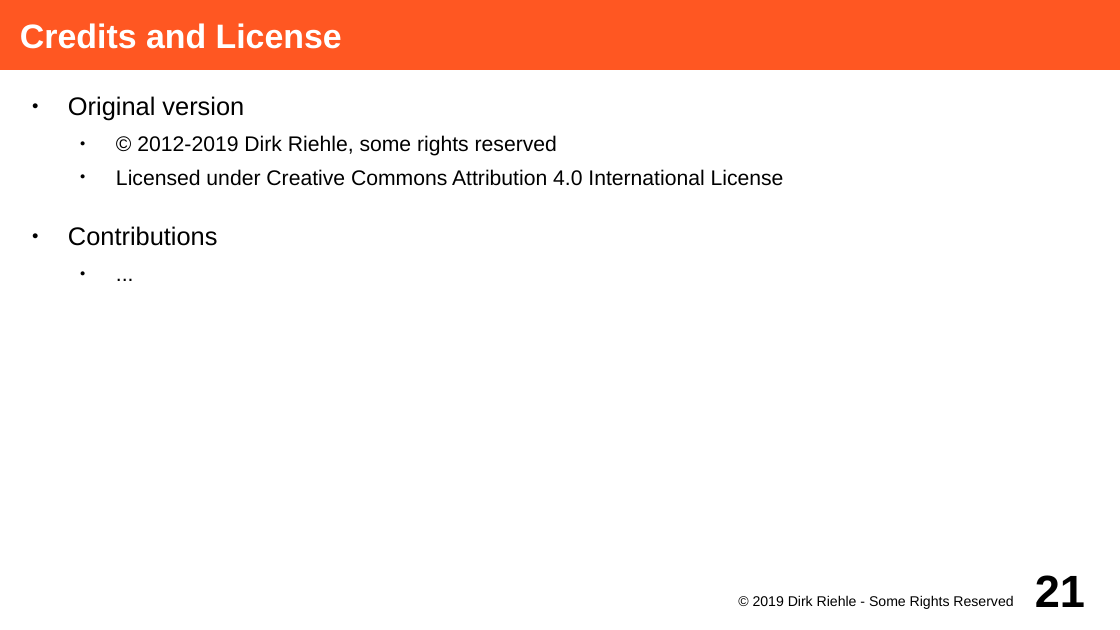
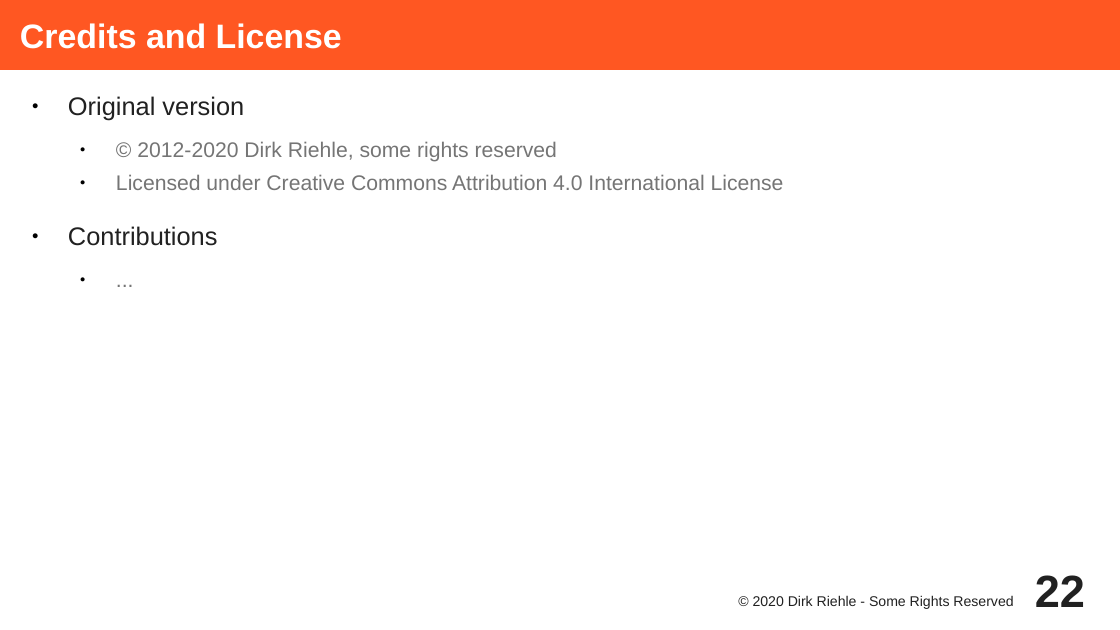
Before and after one commit to dirkriehle/adap-course, a slide deck: slide 22 of Lecture Slides/ADAP A01 - Course Introduction.odp (slide 21 before the commit). Drawn at 1120x630 pixels with LibreOffice and Linux fonts; fonts in the diff are those of the drawing. Boxes give left, top, right and bottom in pixels: in the first picture for what was removed or moved away, otherwise in the second. Text is boxed around its words. In the diff, an @@ line names an element or a change of style, - is before the commit and + after.

```diff
--- a/Lecture Slides/ADAP A01 - Course Introduction.odp
+++ b/Lecture Slides/ADAP A01 - Course Introduction.odp
@@ text at [68, 96, 784, 246]: text colour #000000 to #212121 in "Original version", "Contributions"; text colour #000000 to #757575 in "Licensed under Creative Commons Attribution 4.0 Internationa ...", "..." @@
@@ text at [137, 141, 557, 162]: text changed; text colour #000000 to #757575 @@
-  ● © 2012-2019 Dirk Riehle, some rights reserved
+  ● © 2012-2020 Dirk Riehle, some rights reserved
@@ text at [753, 595, 1013, 609]: text changed; text colour #000000 to #212121 @@
-© 2019 Dirk Riehle - Some Rights Reserved
+© 2020 Dirk Riehle - Some Rights Reserved
@@ page number at [1035, 575, 1085, 607]: text changed; text colour #000000 to #212121 @@
-21
+22
```
Also in this commit, not shown: 18 other slides changed, 2 slides added, 1 slide removed, 24 other files.
